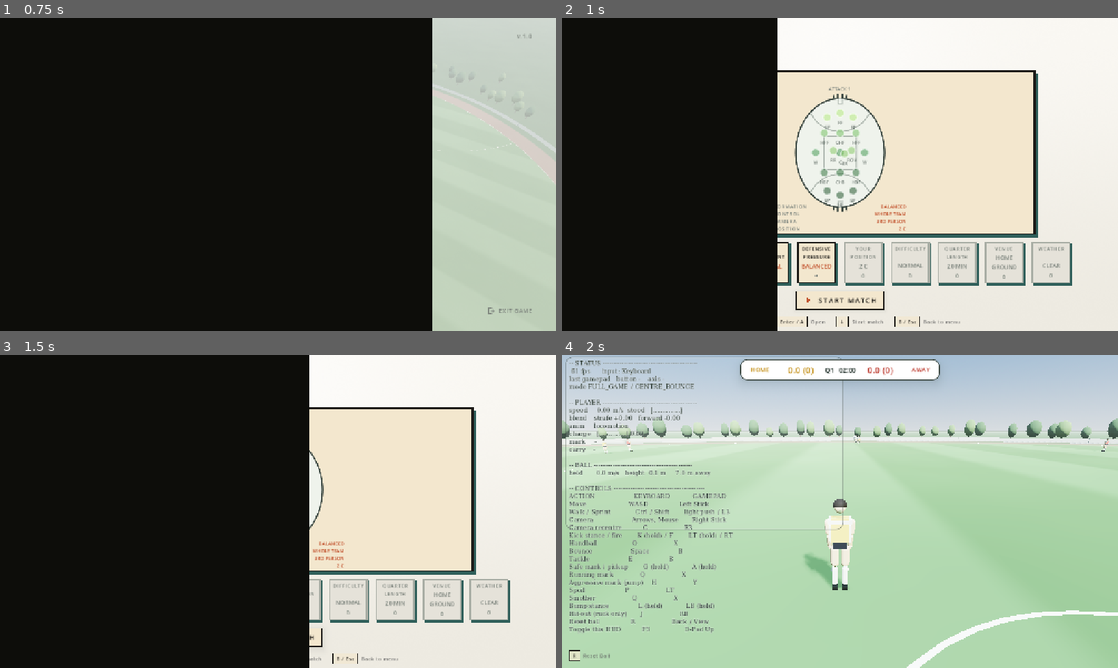
Above: before the commit, frames 1-4 (two rows, left to right).
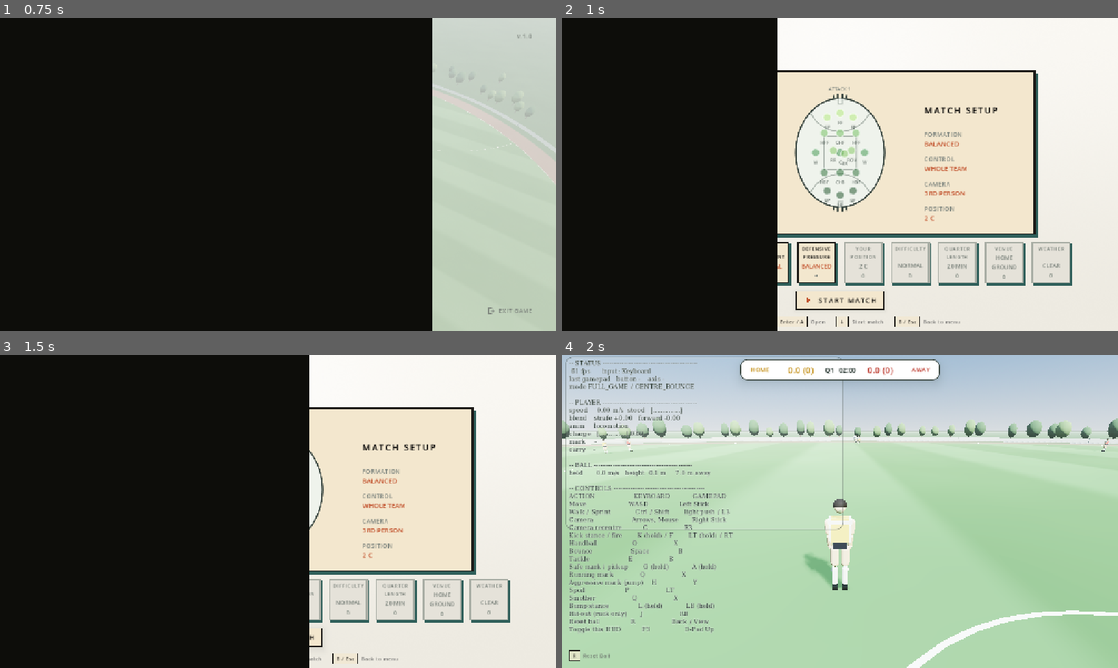
Above: after the commit, the same moments.

Repository: Yaandle/aussie-rules2
Game: Godot game, scene res://scenes/ui/main_menu.tscn
Same seed, same stepped clock (60 frames per second), same inputs: the game is played once before the commit and once after it.
Inputs (mouse positions are in pixels of both pictures, inside the frame that each line leads up to):
- Up to frame 1 (0.75 s): tap Enter (ui_accept) at 0.5 s; move the mouse to (400, 158) at 0.52 s; hold D (move_right) from 0.53 s (still down); tap Space (bounce) at 0.6 s; click (400, 158) at 0.67 s
- Up to frame 2 (1 s): keep holding D (move_right); tap Enter (ui_accept) at 0.77 s
- Up to frame 3 (1.5 s): release D (move_right) at 1.25 s; drag from (278, 636) to (250, 574) at 1.27 s
- Up to frame 4 (2 s): no input

Frame 1 is identical in both runs. In frame 2, 0.9% of the frame differs, in the area x 38-79%, y 28-68%; in frame 3, 0.7%; in frame 4, nothing differs.

Commit message:
Fix YOUR POSITION highlight ring and reformat the pregame readout panel
The ring around the player-controlled marker on the Full Game pregame
whiteboard used Settings.home_human_slot (a roster index) directly as a
FormationWhiteboard.highlighted_slot (a TeamFormation.SLOTS index) —
picking "1 RK" circled FB instead, since roster index 0 only maps to
SLOTS index 0 by coincidence everywhere else in the roster order. Now
resolved through TeamFormation.ROSTER_ORDER, the same lookup
roster_slot() already does internally.

Also moves the FORMATION/CONTROL/CAMERA/POSITION readout out of a
cramped four-line overlay squeezed onto the board's own bottom margin
and into a formatted "MATCH SETUP" column in the landscape preview
card's open parchment to the board's right, with a heading, a rule, and
real row spacing instead of SIZE_CAPTION text stacked edge to edge.

Co-Authored-By: Claude Sonnet 5 <noreply@anthropic.com>

Diff:
--- a/scripts/ui/full_game_pregame_screen.gd
+++ b/scripts/ui/full_game_pregame_screen.gd
@@ -142,10 +142,18 @@
 ## at all at this size. Four caption rows (FORMATION / CONTROL / CAMERA /
 ## POSITION) run a little past that band into the board's own inset — a
 ## harmless overlap of blank margin, not board content.
-const READOUT_INSET_X := 14.0
-const READOUT_HEIGHT := 66.0
-const READOUT_BOTTOM := 6.0
-const READOUT_ROW_GAP := 1
+## Readout panel — FORMATION / CONTROL / CAMERA / POSITION — now a
+## formatted column in the landscape card's own open parchment to the
+## board's right (the portrait board is only ~PREVIEW_WIDTH wide inside a
+## 900px-wide card, so roughly 280px sits empty there) rather than four
+## rows of SIZE_CAPTION text squeezed onto the bottom margin of the board
+## itself. READOUT_TITLE_SIZE/ROW_TITLE_SIZE/ROW_VALUE_SIZE step up from
+## the old single SIZE_CAPTION throughout, now that the panel has real
+## room to hold larger type.
+const READOUT_INSET_X := 20.0
+const READOUT_PANEL_WIDTH := 236.0
+const READOUT_PANEL_HEIGHT := 224.0
+const READOUT_ROW_GAP := 16
 
 ## ── Camera preview ───────────────────────────────────────────────────
 ## The camera preview uses the existing middle preview window rather than
@@ -598,7 +606,8 @@
 ## The preview band is a full-width landscape RetroWindow card (the landscape
 ## panel IS the card, not a border over a portrait one). The formation
 ## whiteboard sits portrait-sized and centred inside it. The readout strip
-## overlays the bottom of the portrait area within the wider card.
+## is a formatted column docked to the card's right edge, in the open
+## parchment beside the (narrower) portrait board — see READOUT_PANEL_*.
 ##
 ## This band is the formation whiteboard preview and is untouched by the
 ## camera preview added below — the camera preview is a separate window
@@ -651,7 +660,7 @@
 	_whiteboard.mouse_filter = Control.MOUSE_FILTER_IGNORE
 	board_holder.add_child(_whiteboard)
 
-	_build_readout(board_holder)
+	_build_readout(body)
 	_build_camera_preview_content(body)
 
 func _build_camera_preview_content(parent: Control) -> void:
@@ -689,47 +698,50 @@
 
 	_camera_panel_full_side = _build_camera_panel(
 		_camera_preview_container, cam_panel_pos, cam_panel_size, "FULL-SIDE", true)
-## Three label/value rows overlaid on the empty parchment band below the
-## board (see READOUT_HEIGHT's comment). Parented to the window's front
-## Panel rather than to the MarginContainer the board fills, so it draws
-## over the board and is positioned by anchors instead of being sorted
-## into the container's layout.
+## A formatted column — title, rule, four label/value rows — docked to the
+## card's right edge (see READOUT_PANEL_* above). Parented to the window's
+## front Panel rather than to the MarginContainer the board fills, and
+## positioned by anchors rather than sorted into any container's layout, so
+## it sits beside the board instead of being squeezed under it.
 func _build_readout(panel: Control) -> void:
 	var strip := VBoxContainer.new()
 	_readout_strip = strip
 	strip.mouse_filter = Control.MOUSE_FILTER_IGNORE
-	strip.set_anchors_preset(Control.PRESET_BOTTOM_WIDE)
-	strip.grow_vertical = Control.GROW_DIRECTION_BEGIN
-	strip.offset_left = READOUT_INSET_X
+	strip.alignment = BoxContainer.ALIGNMENT_CENTER
+	strip.set_anchors_preset(Control.PRESET_CENTER_RIGHT)
+	strip.offset_left = -(READOUT_INSET_X + READOUT_PANEL_WIDTH)
 	strip.offset_right = -READOUT_INSET_X
-	strip.offset_top = -(READOUT_HEIGHT + READOUT_BOTTOM)
-	strip.offset_bottom = -READOUT_BOTTOM
+	strip.offset_top = -READOUT_PANEL_HEIGHT * 0.5
+	strip.offset_bottom = READOUT_PANEL_HEIGHT * 0.5
 	strip.add_theme_constant_override(&"separation", READOUT_ROW_GAP)
 	panel.add_child(strip)
 
+	strip.add_child(SoftBrutalist.label("MATCH SETUP", SoftBrutalist.SIZE_HEADING,
+		RetroWindow.BORDER, SoftBrutalist.WEIGHT_HEAVY, SoftBrutalist.TRACK_TITLE))
+
+	var divider := ColorRect.new()
+	divider.color = RetroWindow.BORDER
+	divider.custom_minimum_size = Vector2(0.0, 1.0)
+	divider.mouse_filter = Control.MOUSE_FILTER_IGNORE
+	strip.add_child(divider)
+
 	for title: String in ["FORMATION", "CONTROL", "CAMERA", "POSITION"]:
 		_readout_values.append(_build_readout_row(strip, title))
 
 
 func _build_readout_row(parent: Control, title: String) -> Label:
-	var row := HBoxContainer.new()
-	row.mouse_filter = Control.MOUSE_FILTER_IGNORE
-	parent.add_child(row)
-
-	var title_label := SoftBrutalist.label(title, SoftBrutalist.SIZE_CAPTION,
+	var column := VBoxContainer.new()
+	column.mouse_filter = Control.MOUSE_FILTER_IGNORE
+	column.add_theme_constant_override(&"separation", 1)
+	parent.add_child(column)
+
+	var title_label := SoftBrutalist.label(title, SoftBrutalist.SIZE_LABEL,
 		SoftBrutalist.MUTED, SoftBrutalist.WEIGHT_BOLD, SoftBrutalist.TRACK_LABEL)
-	title_label.vertical_alignment = VERTICAL_ALIGNMENT_CENTER
-	row.add_child(title_label)
-
-	var spacer := Control.new()
-	spacer.mouse_filter = Control.MOUSE_FILTER_IGNORE
-	spacer.size_flags_horizontal = Control.SIZE_EXPAND_FILL
-	row.add_child(spacer)
-
-	var value_label := SoftBrutalist.label("", SoftBrutalist.SIZE_CAPTION,
+	column.add_child(title_label)
+
+	var value_label := SoftBrutalist.label("", SoftBrutalist.SIZE_BODY,
 		RetroWindow.ACCENT, SoftBrutalist.WEIGHT_BOLD, SoftBrutalist.TRACK_NONE)
-	value_label.vertical_alignment = VERTICAL_ALIGNMENT_CENTER
-	row.add_child(value_label)
+	column.add_child(value_label)
 	return value_label
 
 
@@ -1178,7 +1190,15 @@
 		_whiteboard.formation_index = Settings.home_formation_index
 		_whiteboard.ball_movement = Settings.home_ball_movement
 		_whiteboard.defensive_pressure = Settings.home_defensive_pressure
-		_whiteboard.highlighted_slot = Settings.home_human_slot \
+		# Settings.home_human_slot is a ROSTER index (YOUR POSITION's own
+		# "<n> <label>" numbering), not a TeamFormation.SLOTS index —
+		# FormationWhiteboard.highlighted_slot expects the latter, and the
+		# two only agree for slot 0 by coincidence of TeamFormation.
+		# ROSTER_ORDER's own ordering. Resolving through ROSTER_ORDER is
+		# what TeamFormation.roster_slot() already does internally; this is
+		# the same lookup, kept here rather than added to TeamFormation
+		# since only the ring needs a raw SLOTS index, not a slot dict.
+		_whiteboard.highlighted_slot = TeamFormation.ROSTER_ORDER[Settings.home_human_slot] \
 			if Settings.player_control_mode == Settings.PlayerControlMode.SINGLE_PLAYER \
 			else -1
 
